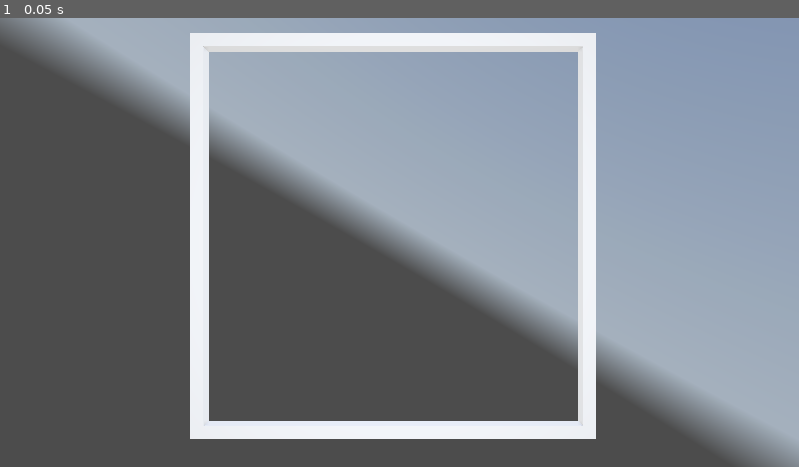
Above: before the commit, frame 1.
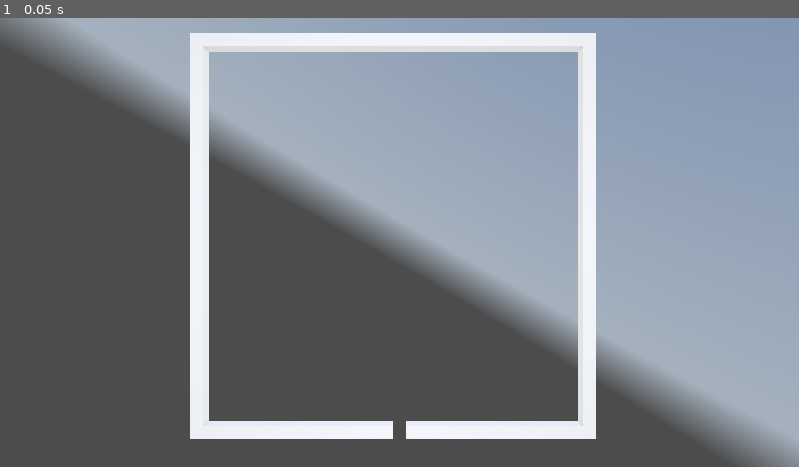
Above: after the commit, the same moment.

Repository: kasworld/gd4snakebyte3d
Game: Godot game, scene res://main.tscn
Two runs of this game, one before a commit and one after it. Both use one fixed random seed, a clock stepped at 60 frames per second and the inputs below. A sky picture missing from this copy of the repository is replaced by a grey-blue gradient.
Inputs:
- Up to frame 1 (0.05 s): no input

The runs differ from the first frame. In frame 1, less than 0.1% of the frame differs, in the area x 49-51%, y 89-94%.

Commit message:
add start goal

Diff:
--- a/main.gd
+++ b/main.gd
@@ -4,6 +4,8 @@
 
 func _ready() -> void:
 	var vp_size = get_viewport().get_visible_rect().size
-	$Camera3D.position = Vector3(Settings.FieldWidth/2,Settings.FieldHeight/2,Settings.FieldWidth)
-	$Camera3D.look_at(Vector3(Settings.FieldWidth/2,Settings.FieldHeight/2,0))
-	$OmniLight3D.position = Vector3(Settings.FieldWidth/2,Settings.FieldHeight/2,Settings.FieldWidth)
+	var centerx = Settings.FieldWidth as float /2
+	var centery = Settings.FieldHeight as float /2
+	$Camera3D.position = Vector3(centerx, centery, Settings.FieldWidth)
+	$Camera3D.look_at(Vector3(centerx, centery, 0))
+	$OmniLight3D.position = Vector3(centerx, centery, Settings.FieldWidth)
--- a/stage.gd
+++ b/stage.gd
@@ -9,4 +9,6 @@
 	field.draw_hline(0,Settings.FieldWidth-1, Settings.FieldHeight-1, Things.Wall)
 	field.draw_vline(0,0, Settings.FieldHeight-1, Things.Wall)
 	field.draw_vline(Settings.FieldWidth-1, 0, Settings.FieldHeight-1, Things.Wall)
+	field.set_at( Vector2i(Settings.FieldWidth/2, Settings.FieldHeight-1), Things.Start)
+	#field.set_at( Vector2i(Settings.FieldWidth/2, 0), Things.Goal)
 	$Walls.field2wall(field)
